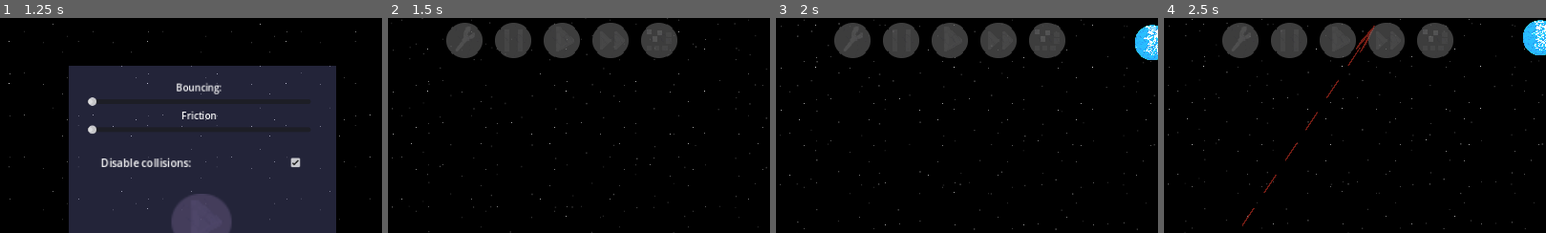
Above: before the commit, frames 1-4 (left to right).
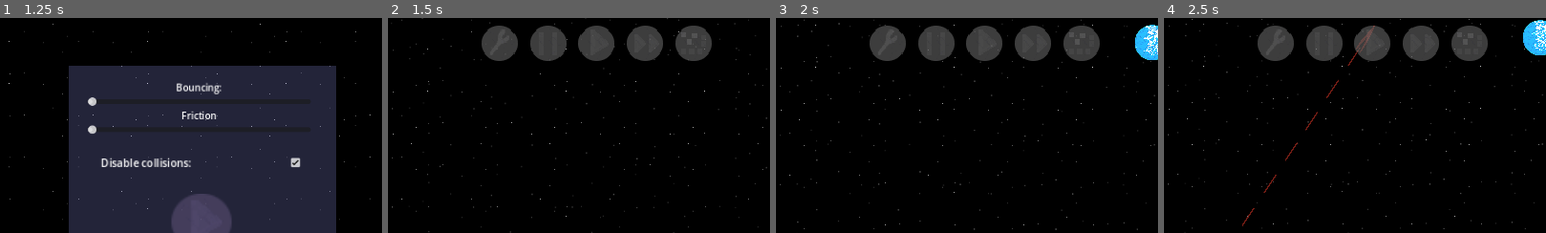
Above: after the commit, the same moments.

Repository: ArielLeiva/SimulacionGravitacional
Game: Godot game, scene res://scenes/main_menu.tscn
Two runs of this game, one before a commit and one after it. Both use one fixed random seed, a clock stepped at 60 frames per second and the inputs below. Sound files missing from this copy of the repository are replaced by a short silence.
Inputs (mouse positions are % of the whole screen's width and height, from its top left):
- Up to frame 1 (1.25 s): click (61, 34) at 0.5 s
- Up to frame 2 (1.5 s): tap Enter (start_game) at 1.25 s; move the mouse to (72, 45) at 1.27 s; hold F (fast_forward) from 1.28 s (still down); hold Down (camera_down) from 1.28 s (still down); click (72, 45) at 1.42 s
- Up to frame 3 (2 s): keep holding F (fast_forward); keep holding Down (camera_down)
- Up to frame 4 (2.5 s): release F (fast_forward) at 2 s; release Down (camera_down) at 2 s; drag from (30, 55) to (50, 1) at 2.02 s
The pictures show only the part of the screen within x 23-73%, y 0-50%; the shares and areas given below are measured in that part.

Frame 1 is identical in both runs. In frame 2, 7.2% of the frame differs, in the area x 15-85%, y 2-20%; in frame 3, 7.2%; in frame 4, 7.2%.

Commit message:
Reduciendo el toc (recolocando botones)

Diff:
--- a/scenes/UI.tscn
+++ b/scenes/UI.tscn
@@ -3159,9 +3159,10 @@
 offset_bottom = 510.0
 
 [node name="misc_rect" type="ReferenceRect" parent="rects"]
-offset_left = 384.0
-offset_right = 791.0
-offset_bottom = 76.0
+offset_left = 442.0
+offset_top = 5.0
+offset_right = 849.0
+offset_bottom = 81.0
 
 [node name="Buttons2" type="HBoxContainer" parent="."]
 anchors_preset = 3
@@ -3264,7 +3265,7 @@
 [node name="go_to_main" type="TouchScreenButton" parent="VBoxContainer/modes"]
 modulate = Color(1, 1, 1, 0.501961)
 texture_filter = 1
-position = Vector2(-60.5, -293.5)
+position = Vector2(-31.5, -291)
 scale = Vector2(0.822375, 0.87075)
 texture_normal = ExtResource("17_nj7cp")
 action = "go_to_main"
@@ -3331,7 +3332,7 @@
 [node name="stop" type="TouchScreenButton" parent="VBoxContainer/time"]
 modulate = Color(1, 1, 1, 0.501961)
 texture_filter = 1
-position = Vector2(-486.256, -4.651)
+position = Vector2(-441.295, -0.775032)
 scale = Vector2(1.275, 1.35)
 texture_normal = ExtResource("20_h7lwt")
 action = "pause"
@@ -3339,7 +3340,7 @@
 [node name="play" type="TouchScreenButton" parent="VBoxContainer/time"]
 modulate = Color(1, 1, 1, 0.501961)
 texture_filter = 1
-position = Vector2(-423.256, -4.65116)
+position = Vector2(-378.295, -0.775191)
 scale = Vector2(1.275, 1.35)
 texture_normal = ExtResource("20_jbbwb")
 action = "reset_speed"
@@ -3347,7 +3348,7 @@
 [node name="faster" type="TouchScreenButton" parent="VBoxContainer/time"]
 modulate = Color(1, 1, 1, 0.501961)
 texture_filter = 1
-position = Vector2(-360.256, -4.651)
+position = Vector2(-315.295, -0.775032)
 scale = Vector2(1.275, 1.35)
 texture_normal = ExtResource("21_n3f00")
 action = "fast_forward"
@@ -3355,7 +3356,7 @@
 [node name="hide_ui" type="TouchScreenButton" parent="VBoxContainer/time"]
 modulate = Color(1, 1, 1, 0.501961)
 texture_filter = 1
-position = Vector2(-297.256, -4.651)
+position = Vector2(-252.295, -0.775032)
 scale = Vector2(1.275, 1.35)
 texture_normal = ExtResource("23_awhju")
 action = "hide_ui"
